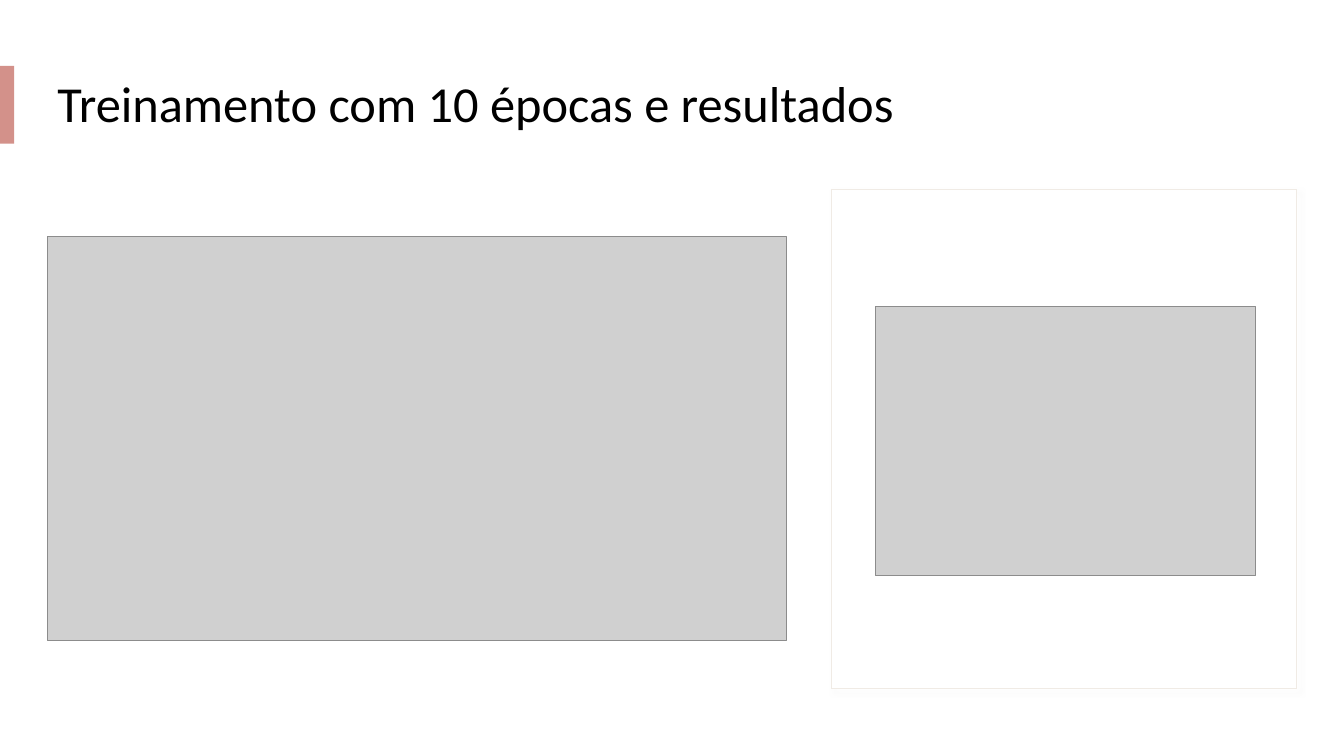
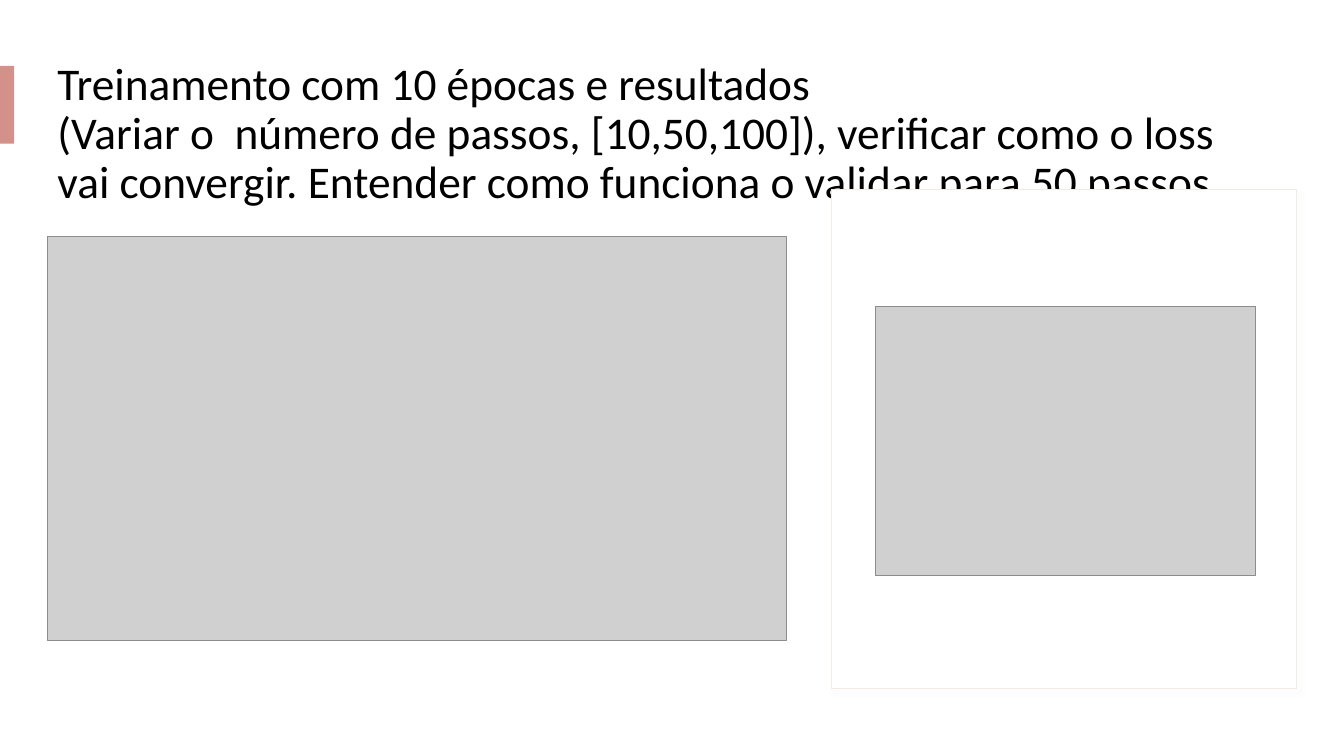
Before and after one commit to leandro-sartini/sudden_death_tcc, a slide deck: slide 9 of docs/Rede Neural Recorrente – Long Short-Term Memory.pptx (slide 8 before the commit). Drawn at 1344x756 pixels with LibreOffice and Linux fonts; fonts in the diff are those of the drawing; grey boxes stand for pictures. Boxes give left, top, right and bottom in pixels: in the first picture for what was removed or moved away, otherwise in the second. Text is boxed around its words. In the diff, an @@ line names an element or a change of style, - is before the commit and + after.

```diff
--- a/docs/Rede Neural Recorrente – Long Short-Term Memory.pptx
+++ b/docs/Rede Neural Recorrente – Long Short-Term Memory.pptx
@@ title at box(57, 68, 1221, 206): text changed; size 36 to 32.4 pt @@
-Treinamento com 10 épocas e resultados
+Treinamento com 10 épocas e resultados
+(Variar o número de passos, [10,50,100]), verificar como o loss vai convergir. Entender como funciona o validar para 50 passos.
```
Also in this commit, not shown: 7 other slides changed, 3 slides added, 1 other file.
